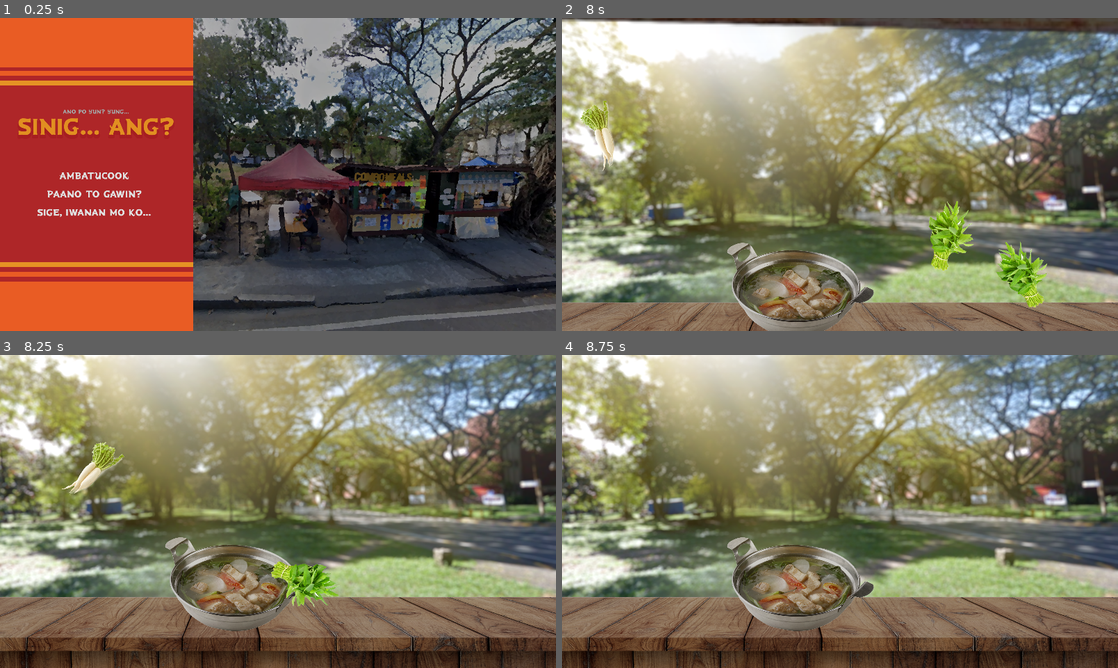
Above: before the commit, frames 1-4 (two rows, left to right).
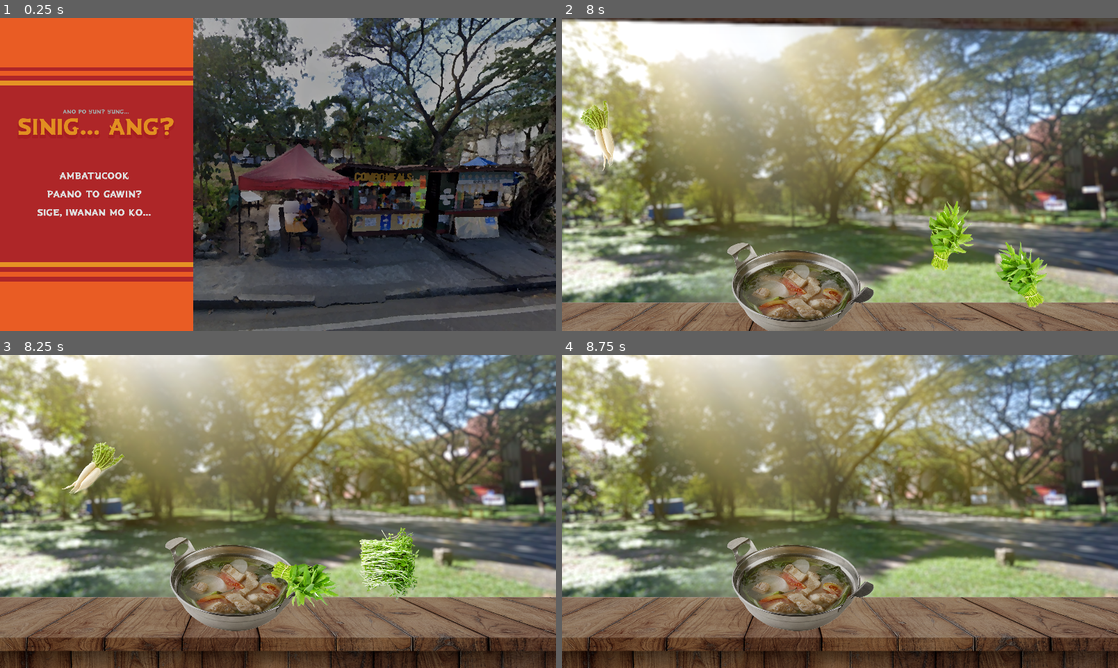
Above: after the commit, the same moments.

Repository: FlamingHerb/develup-chapter-1-quest
Game: Godot game, scene res://scenes/main_menu.tscn
Two runs of this game, one before a commit and one after it. Both use one fixed random seed, a clock stepped at 60 frames per second and the inputs below. The engine's default icon, where the game draws it, is replaced by a stand-in: a white triangle on a blue panel in a dark square. Sound files missing from this copy of the repository are replaced by a short silence.
Inputs (mouse positions are in pixels of both pictures, inside the frame that each line leads up to):
- Up to frame 1 (0.25 s): no input
- Up to frame 2 (8 s): click "Ambatucook" at 0.5 s; tap Enter at 1.25 s; move the mouse to (962, 158) at 1.27 s; click (962, 158) at 1.42 s; tap Space at 1.52, 2.27, 3.77, 4.52, 5.27, 6.77, 7.25, 7.52 s; move the mouse to (1056, 105) at 2.02 s; click (1056, 105) at 2.17 s; move the mouse to (1023, 143) at 2.77 s; click (1023, 143) at 2.92 s; move the mouse to (812, 237) at 3.52 s; click (812, 237) at 3.67 s; move the mouse to (1006, 221) at 4.27 s; click (1006, 221) at 4.42 s; move the mouse to (673, 127) at 5.02 s; click (673, 127) at 5.17 s; move the mouse to (867, 174) at 5.77 s; click (867, 174) at 5.92 s; move the mouse to (756, 96) at 6.52 s; click (756, 96) at 6.67 s; move the mouse to (962, 158) at 7.27 s; click (962, 158) at 7.42 s
- Up to frame 3 (8.25 s): move the mouse to (383, 574) at 8.02 s; click (383, 574) at 8.17 s
- Up to frame 4 (8.75 s): tap Space at 8.27 s

Frames 1-2 are identical in both runs. In frame 3, 1.4% of the frame differs, in the area x 64-76%, y 55-78%; in frame 4, nothing differs.

Commit message:
feat: ingredients can now be cut

Diff:
--- a/scenes/game_main/item_base.tscn
+++ b/scenes/game_main/item_base.tscn
@@ -10,7 +10,6 @@
 
 [node name="ItemBase" type="RigidBody2D"]
 position = Vector2(142, 75)
-sleeping = true
 script = ExtResource("1_u5cyj")
 
 [node name="ItemSprite" type="Sprite2D" parent="."]
--- a/scripts/game_main/item_base.gd
+++ b/scripts/game_main/item_base.gd
@@ -16,10 +16,21 @@
 	"tomato": preload("res://graphics/game_main/ingredients/tomato.png")
 }
 
+var ingredient_cut_graphics = {
+	"daikon": preload("res://graphics/game_main/ingredients/daikon_cut.png"),
+	"kangkong": preload("res://graphics/game_main/ingredients/kangkong_cut.png"),
+	"meat": preload("res://graphics/game_main/ingredients/meat_cut.png"),
+	"onion": preload("res://graphics/game_main/ingredients/onion_cut.png"),
+	"tamarind": preload("res://graphics/game_main/ingredients/tamarind_cut.png"),
+	"tomato": preload("res://graphics/game_main/ingredients/tomato_cut.png")
+}
+
 @onready var time_in_air: float
-@onready var item_sprite = $ItemSprite
 @onready var ingredient_picked: String
 @onready var is_ingredient_cut: bool = false
+
+@onready var item_sprite = $ItemSprite
+@onready var mouse_collision = $Area2D/CollisionShape2D
 
 @onready var target_pos = Vector2(602, 570)
 
@@ -42,8 +53,10 @@
 	pass
 
 func _on_area_2d_input_event(viewport: Node, event: InputEvent, shape_idx: int) -> void:
+	# Ingredient is indeed cut.
 	if event is InputEventMouseButton and event.pressed and event.button_index == MOUSE_BUTTON_LEFT:
-		queue_free()
+		is_ingredient_cut = true
+		_change_ingredient()
 
 #===============================================================================
 # Custom functions
@@ -64,6 +77,26 @@
 	angular_velocity = randi_range(0, 20)
 	print(linear_velocity)
 
+## Recalculates velocity if the ingredient is actually cut.
+func _change_ingredient() -> void:
+	# Change graphics to being cut.
+	item_sprite.texture = ingredient_cut_graphics[ingredient_picked]
+
+	# Disable mouse collision/detection.
+	mouse_collision.disabled = true
+
+	# Freeze to let it change.
+	freeze = true
+
+	# Recalculate to be thrown towards the pot.
+	linear_velocity.x = (602 - position.x) / 0.1
+	linear_velocity.y = (570 - position.y) / 0.1
+	gravity_scale = 0
+
+	await get_tree().create_timer(0.2).timeout
+
+	freeze = false
+
 func _set_graphics() -> void:
 	ingredient_picked = ingredient.pick_random()
 	item_sprite.texture = ingredient_graphics[ingredient_picked]
